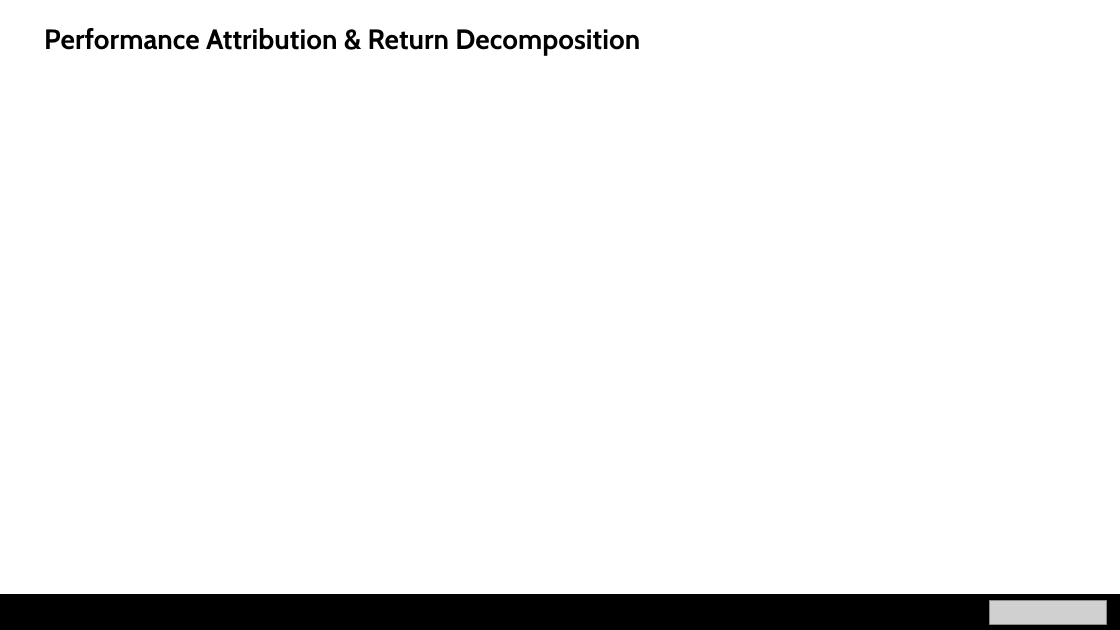
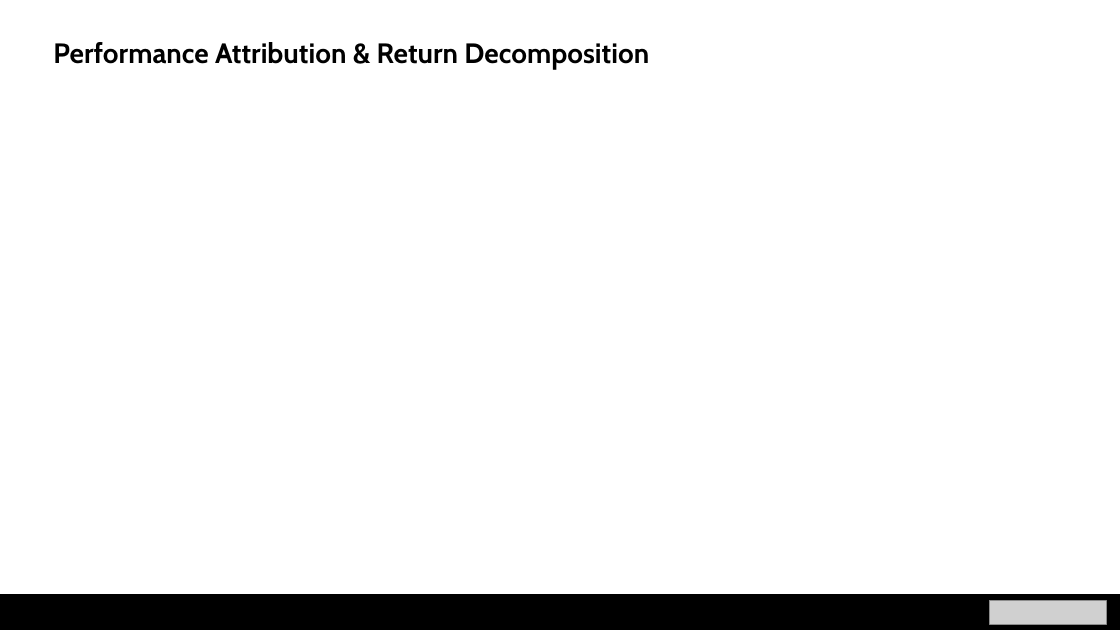
Before and after one commit to nicklewis-16/applied_algo_final, a slide deck: slide 12 of project_presentation.pptx. Drawn at 1120x630 pixels with LibreOffice and Linux fonts; fonts in the diff are those of the drawing; grey boxes stand for pictures. Boxes give left, top, right and bottom in pixels: in the first picture for what was removed or moved away, otherwise in the second. Text is boxed around its words. In the diff, an @@ line names an element or a change of style, - is before the commit and + after.

```diff
--- a/project_presentation.pptx
+++ b/project_presentation.pptx
@@ text "Performance Attribution & Return Decomposition" moved from (x1=44, y1=28, x2=640, y2=55) to (x1=53, y1=42, x2=649, y2=69) @@
```
Also in this commit, not shown: 8 other slides changed, 3 slides added, 3 slides removed, 1 other file.
